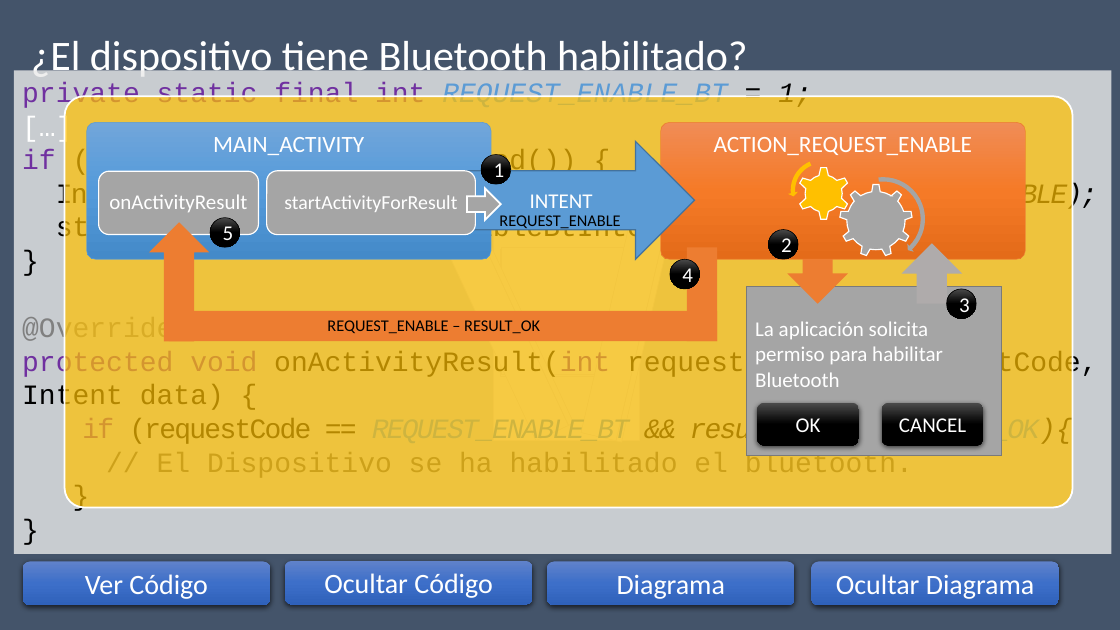
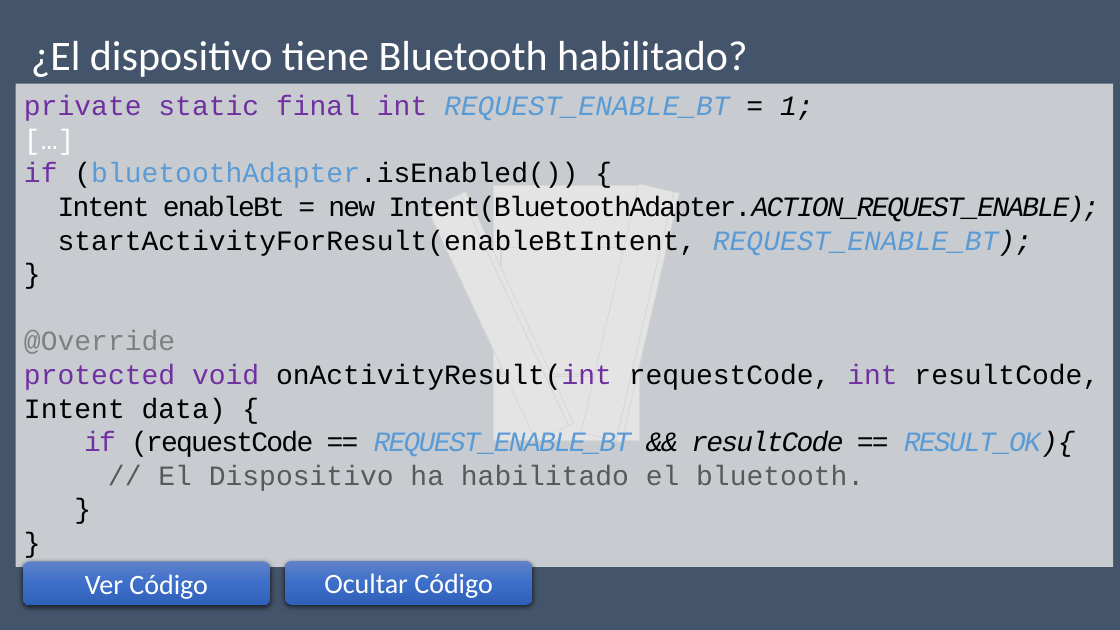
Before and after one commit to josecullen/android, a slide deck: slide 6 of Android Bluetooth.pptx (slide 4 before the commit). Drawn at 1120x630 pixels with LibreOffice and Linux fonts; fonts in the diff are those of the drawing; grey boxes stand for pictures. Boxes give left, top, right and bottom in pixels: in the first picture for what was removed or moved away, otherwise in the second. Text is boxed around its words. In the diff, an @@ line names an element or a change of style, - is before the commit and + after.

Commit message:
Se actualiza la PPT de bluetooth

```diff
--- a/Android Bluetooth.pptx
+++ b/Android Bluetooth.pptx
@@ rectangle "private static final int REQUEST_ENABLE_BT ...": place and size @@
-rectangle "private static final int REQUEST_ENABLE_BT ..." at (14,71,1112,555)
+rectangle "private static final int REQUEST_ENABLE_BT ..." at (16,83,1113,567)
@@ rounded rectangle removed at (65,97,1073,508) @@
@@ rounded rectangle removed at (87,123,491,260) @@
-MAIN_ACTIVITY
@@ right arrow removed at (457,141,694,259) @@
-INTENT
@@ rounded rectangle removed at (98,171,258,234) @@
@@ rounded rectangle removed at (266,171,475,234) @@
@@ ellipse removed at (481,155,511,184) @@
-1
@@ group removed at (660,123,1025,264): 2 gears, 1 rounded rectangle, 1 circular arrow, 1 left circular arrow @@
-ACTION_REQUEST_ENABLE
@@ text removed at (109,194,247,212) @@
-onActivityResult
@@ text removed at (284,195,457,212) @@
-startActivityForResult
@@ right arrow removed at (467,188,501,219) @@
@@ ellipse removed at (210,218,239,247) @@
-5
@@ text removed at (499,215,620,231) @@
-REQUEST_ENABLE
@@ ellipse removed at (769,229,798,259) @@
-2
@@ ellipse removed at (670,260,699,289) @@
-4
@@ down arrow removed at (787,244,848,304) @@
@@ down arrow removed at (902,244,962,304) @@
@@ rectangle removed at (747,287,1002,455) @@
-La aplicación solicita permiso para habilitar Bluetooth
@@ ellipse removed at (947,289,976,318) @@
-3
@@ group removed at (149,223,718,342): 2 rectangles, 1 right arrow, 1 text @@
-REQUEST_ENABLE – RESULT_OK
@@ rounded rectangle removed at (757,403,859,446) @@
-OK
@@ rounded rectangle removed at (882,403,984,446) @@
-CANCEL
@@ text in rectangle at (158,465,864,491): text changed @@
-// El Dispositivo se ha habilitado el bluetooth.
+// El Dispositivo ha habilitado el bluetooth.
@@ rounded rectangle removed at (547,561,795,605) @@
-Diagrama
@@ rounded rectangle removed at (812,561,1060,605) @@
-Ocultar Diagrama
```
Also in this commit, not shown: 1 other slide changed, 8 slides added, 1 slide removed, 1 other file.
